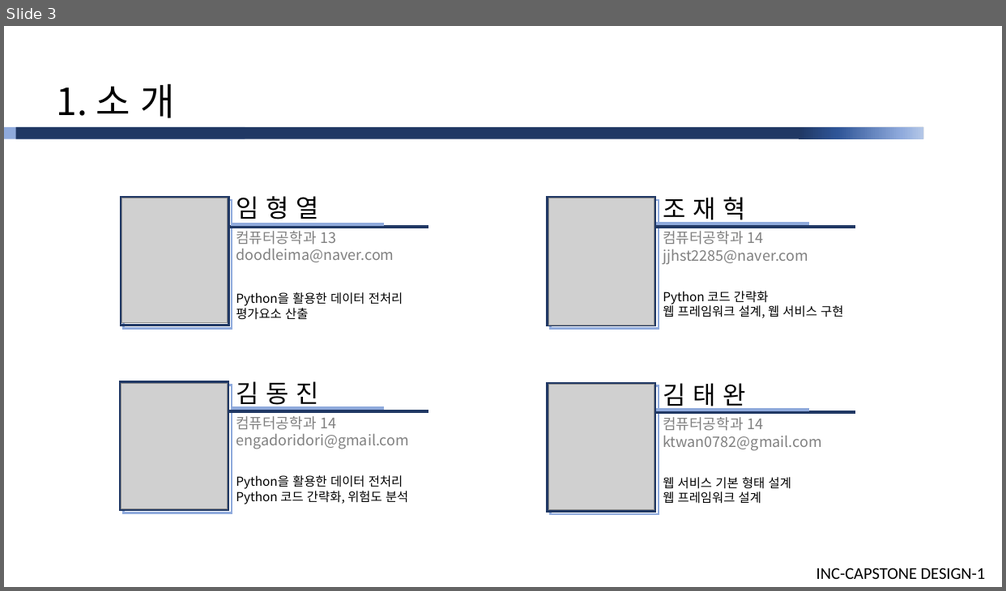
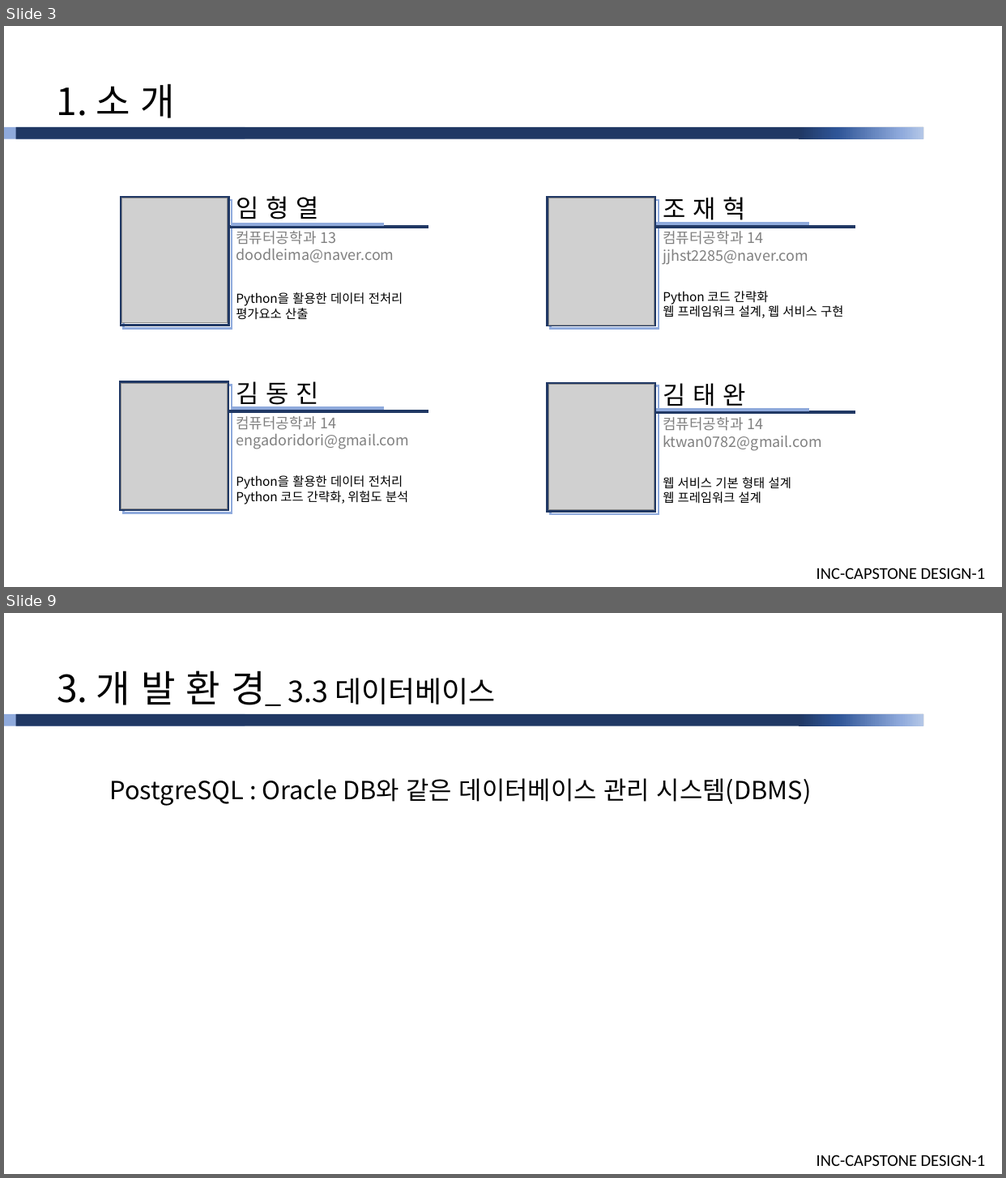
Before and after one commit to cutiecrab/CAR, a slide deck: 주차별 상세/10주/[피드백미반영]산학캡스톤디자인1_발표자료(10주).pptx. Shown one above the other, each under a label of ours: slide 3 before the commit, slides 3 and 9 after it; the slides between them are not shown. The pictures are 1006x591 and 1006x1178 pixels, drawn with LibreOffice and Linux fonts; fonts in the diff are those of the drawing; grey boxes stand for pictures. Boxes give left, top, right and bottom in pixels: in the first picture for what was removed or moved away, otherwise in the second. Text is boxed around its words. In the diff, an @@ line names an element or a change of style, - is before the commit and + after.

```diff
--- a/주차별 상세/10주/[피드백미반영]산학캡스톤디자인1_발표자료(10주).pptx
+++ b/주차별 상세/10주/[피드백미반영]산학캡스톤디자인1_발표자료(10주).pptx
@@ slide 9 added at (x1=4, y1=613, x2=1002, y2=1174), background #FFFFFF; not listed: 4 template elements that a slide beside it also shows @@
@@ text added at (x1=57, y1=671, x2=496, y2=706), 28 pt, text #000000 @@
+3. 개 발 환 경_ 3.3 데이터베이스
@@ text added at (x1=110, y1=778, x2=812, y2=806), 24 pt, text #000000 @@
+PostgreSQL : Oracle DB와 같은 데이터베이스 관리 시스템(DBMS)
```
Also in this commit, not shown: 21 slides changed, 6 other slides added, 3 slides removed.
